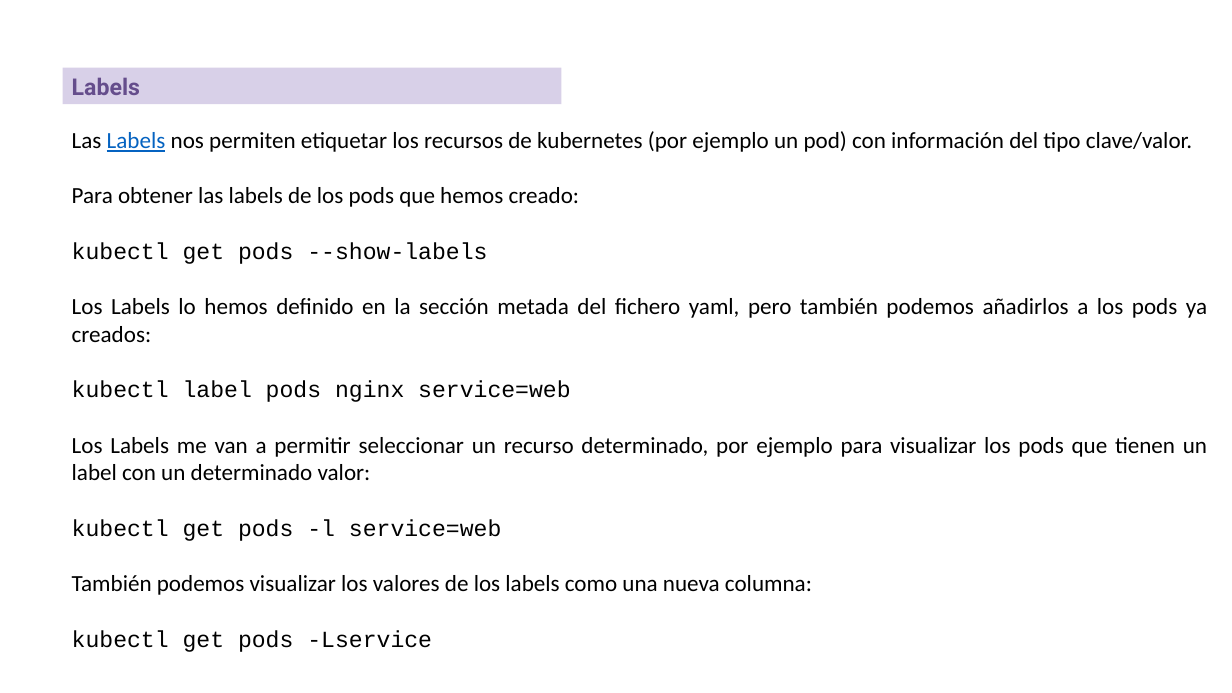
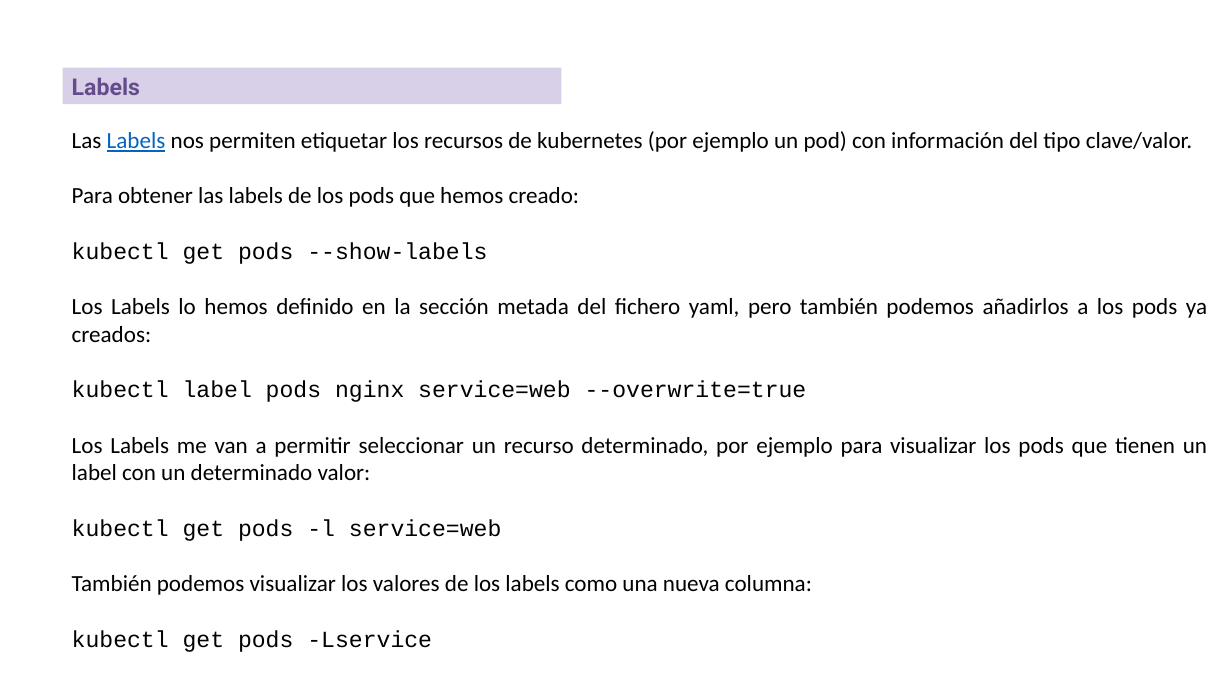
Before and after one commit to iesgn/curso_kubernetes_2020, a slide deck: slide 10 of unidad2/presentacion_sesion2.odp (slide 9 before the commit). Drawn at 1232x693 pixels with LibreOffice and Linux fonts; fonts in the diff are those of the drawing. Boxes give left, top, right and bottom in pixels: in the first picture for what was removed or moved away, otherwise in the second. Text is boxed around its words. In the diff, an @@ line names an element or a change of style, - is before the commit and + after.

```diff
--- a/unidad2/presentacion_sesion2.odp
+++ b/unidad2/presentacion_sesion2.odp
@@ text at (x1=72, y1=381, x2=807, y2=402): text changed @@
-kubectl label pods nginx service=web
+kubectl label pods nginx service=web --overwrite=true
```
Also in this commit, not shown: 1 other slide changed, 1 slide added, 1 other file.
